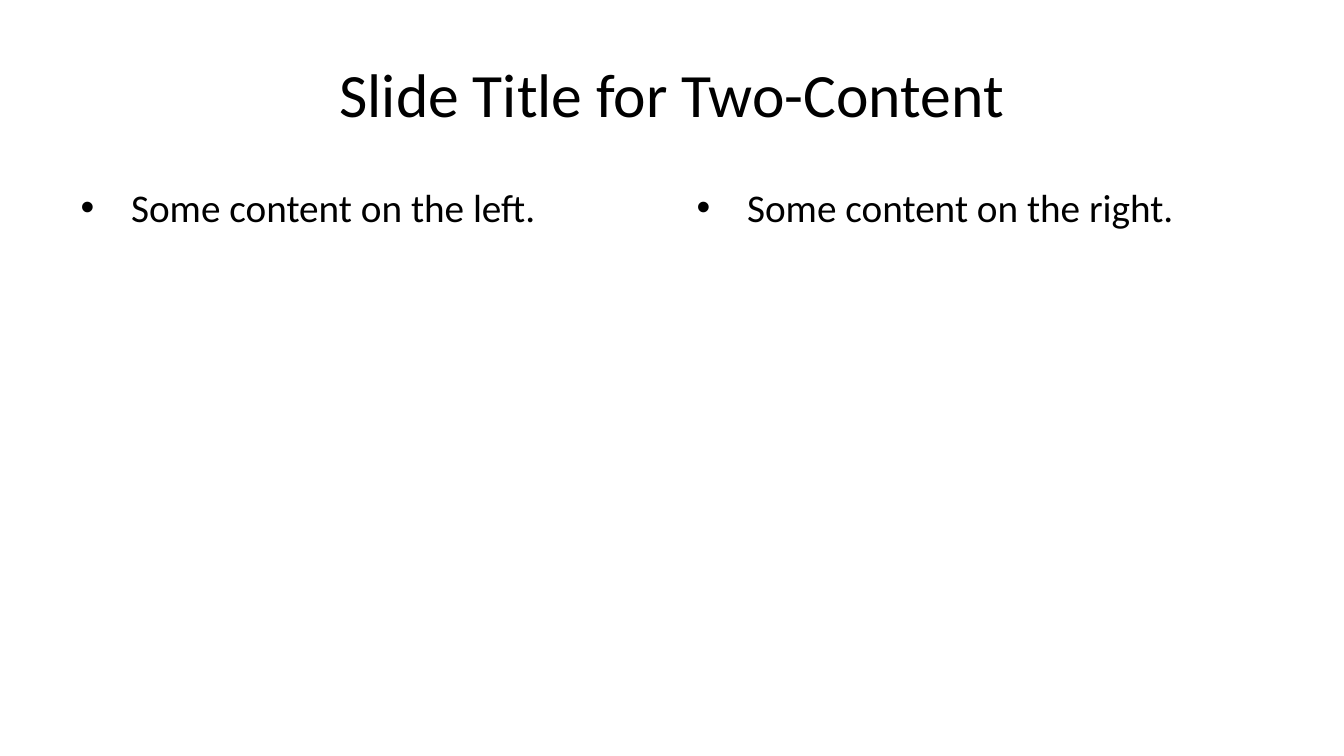
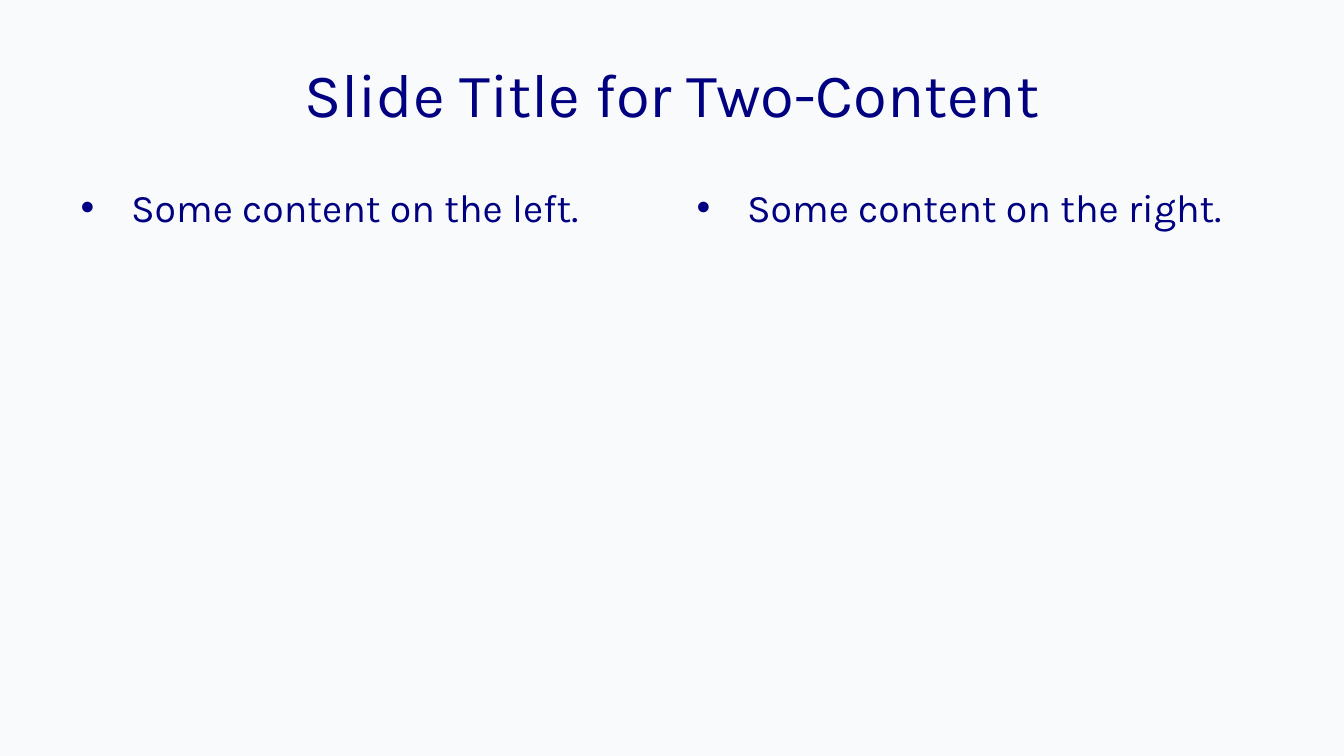
Before and after one commit to bentoavb/SpecCompiler, a slide deck: slide 4 of models/presentation/styles/default/reference.pptx. Drawn at 1344x756 pixels with LibreOffice and Linux fonts; fonts in the diff are those of the drawing. Boxes give left, top, right and bottom in pixels: in the first picture for what was removed or moved away, otherwise in the second. Text is boxed around its words. In the diff, an @@ line names an element or a change of style, - is before the commit and + after.

Commit message:
feat(pptx): add reference theme styling tool

```diff
--- a/models/presentation/styles/default/reference.pptx
+++ b/models/presentation/styles/default/reference.pptx
@@ background #FFFFFF to #F8FAFC @@
@@ font Calibri to Karla, text colour #000000 to #000080 in 3 elements at <box>304,74,1040,118</box>, <box>131,195,578,223</box>, <box>747,195,1221,232</box> @@
```
Also in this commit, not shown: 3 other slides changed, 2 other files.
